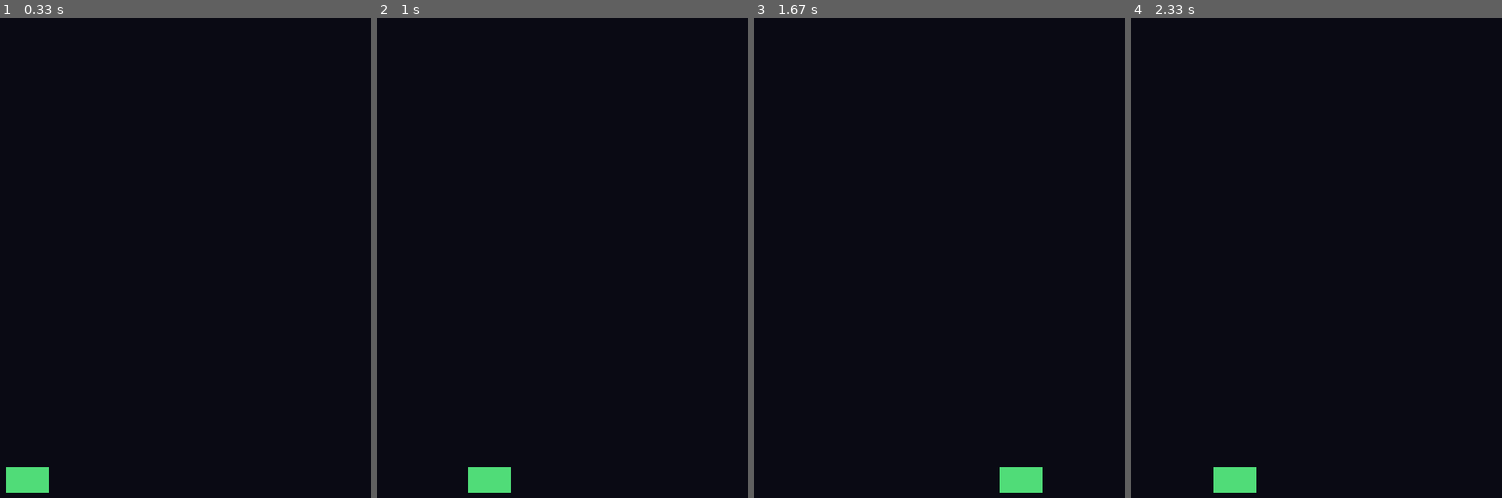
Above: before the commit, frames 1-4 (left to right).
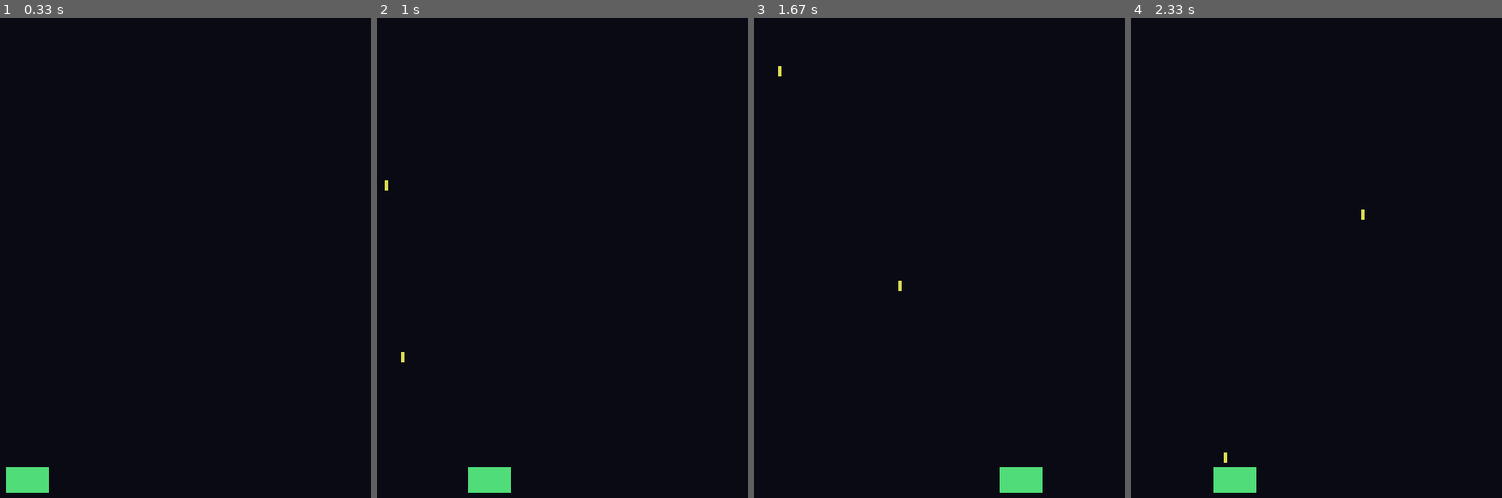
Above: after the commit, the same moments.

Repository: theKHutDeveloper/pygame_arcade_games
Game: pygame game, started from space_invaders/main.py
Two runs of this game, one before a commit and one after it. Both use one fixed random seed, a clock stepped at 60 frames per second and the inputs below.
Inputs:
- Up to frame 1 (0.33 s): no input
- Up to frame 2 (1 s): tap Space at 0.33, 0.73 s; hold Right from 0.67 s (still down)
- Up to frame 3 (1.67 s): tap Space at 1.03, 1.23, 1.53 s; release Right at 1.13 s; hold Right 1.17-1.63 s
- Up to frame 4 (2.33 s): hold Left 1.67-2.2 s; tap Space at 1.73, 2.03, 2.3 s; hold Left from 2.23 s (still down)

Frame 1 is identical in both runs. In frame 2, less than 0.1% of the frame differs, in the area x 2-8%, y 33-72%; in frame 3, less than 0.1%; in frame 4, less than 0.1%.

Commit message:
Add player bullet firing system
Introduce BulletSpawnSystem that allows the player to fire bullets
using the SPACE key. Bullets are spawned as ECS entities with
Position, Velocity, Sprite, and Bullet components.

Player now includes a FireCooldown component to control firing rate.
Existing MovementSystem handles bullet movement automatically.

Diff:
--- a/space_invaders/main.py
+++ b/space_invaders/main.py
@@ -9,6 +9,7 @@
     Sprite,
     Player,
     Velocity,
+    FireCooldown,
 )
 from space_invaders.config import (
     SCREEN_WIDTH,
@@ -26,6 +27,7 @@
 from space_invaders.systems.render_system import RenderSystem
 from space_invaders.systems.player_input_system import PlayerInputSystem
 from space_invaders.systems.movement_system import MovementSystem
+from space_invaders.systems.bullet_spawn_system import BulletSpawnSystem
 
 
 def create_initial_entities(world):
@@ -61,6 +63,8 @@
         ),
     )
 
+    world.add_component(player, FireCooldown(0, 0.35))
+
 
 def main():
     pygame.init()
@@ -73,6 +77,7 @@
     create_player(world)
 
     world.add_system(PlayerInputSystem())
+    world.add_system(BulletSpawnSystem())
     world.add_system(MovementSystem())
     world.add_system(RenderSystem(screen))
 
--- /dev/null
+++ b/space_invaders/systems/bullet_spawn_system.py
@@ -0,0 +1,39 @@
+import pygame
+
+from ecs.system import System
+from space_invaders.components import (
+    Player,
+    Position,
+    Bullet,
+    Velocity,
+    Sprite,
+    FireCooldown,
+)
+from space_invaders.config import (
+    BULLET_WIDTH,
+    BULLET_HEIGHT,
+    BULLET_COLOUR,
+    BULLET_SPEED,
+)
+
+
+class BulletSpawnSystem(System):
+    def update(self, world, dt, events):
+        keys = pygame.key.get_pressed()
+
+        for entity, (player, pos, cooldown) in world.get_entities_with(
+            Player, Position, FireCooldown
+        ):
+            cooldown.time_left -= dt
+
+            if keys[pygame.K_SPACE] and cooldown.time_left <= 0:
+                bullet = world.create_entity()
+
+                world.add_component(bullet, Position(pos.x + 2, pos.y))
+                world.add_component(bullet, Velocity(0, -BULLET_SPEED))
+                world.add_component(
+                    bullet, Sprite(BULLET_WIDTH, BULLET_HEIGHT, BULLET_COLOUR)
+                )
+                world.add_component(bullet, Bullet("player"))
+
+                cooldown.time_left = cooldown.delay
